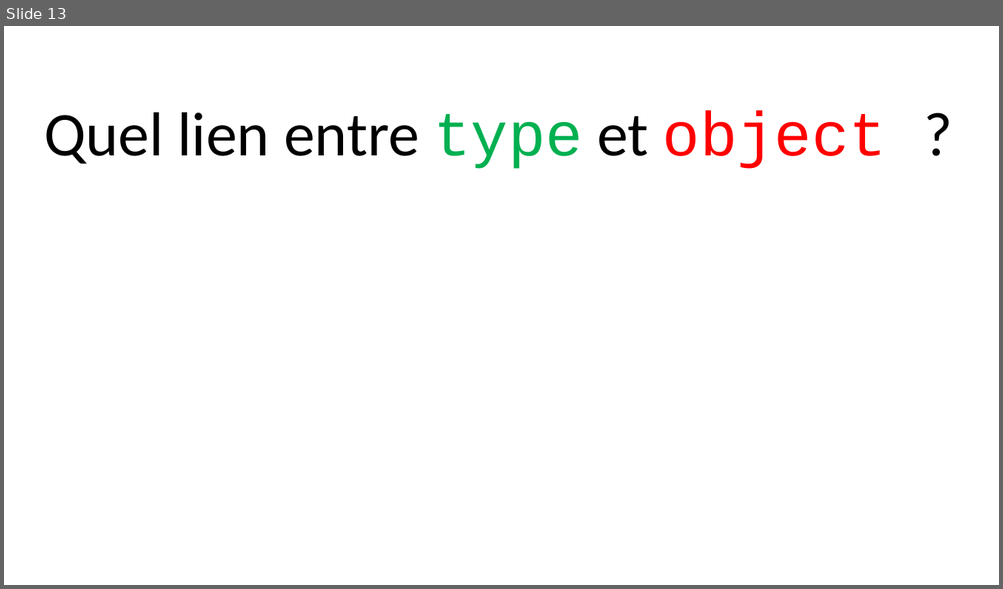
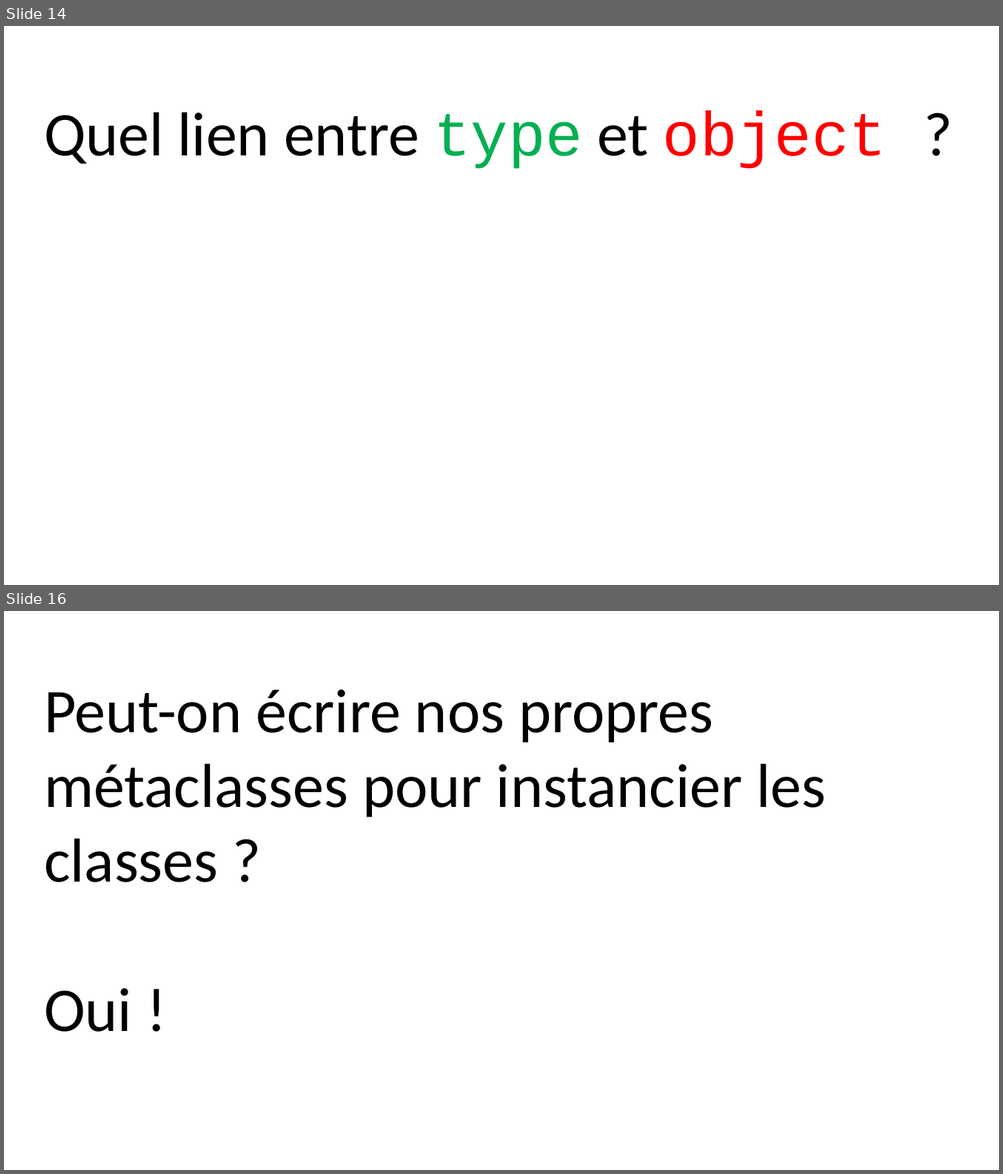
Before and after one commit to parmentelat/flotpython-archive, a slide deck: semaine7/CO12AL-W7-VIDEO03-SLIDE01.pptx. Shown one above the other, each under a label of ours: slide 13 before the commit, slides 14 and 16 after it; the slides between them are not shown. The pictures are 1003x589 and 1003x1174 pixels, drawn with LibreOffice and Linux fonts; fonts in the diff are those of the drawing. Boxes give left, top, right and bottom in pixels: in the first picture for what was removed or moved away, otherwise in the second. Text is boxed around its words. In the diff, an @@ line names an element or a change of style, - is before the commit and + after.

Commit message:
updated W7 created a video 4 for métaclasses (it was too much for video 3)

```diff
--- a/semaine7/CO12AL-W7-VIDEO03-SLIDE01.pptx
+++ b/semaine7/CO12AL-W7-VIDEO03-SLIDE01.pptx
@@ slide 16 added at bbox=[4, 611, 999, 1170], background #FFFFFF @@
@@ text added at bbox=[44, 689, 825, 1032], 60 pt, text #000000 @@
+Peut-on écrire nos propres métaclasses pour instancier les classes ?
+Oui !
@@ what was slide 13 is now slide 14 @@
```
Also in this commit, not shown: 7 slides changed, 5 other slides added, 4 other files.
